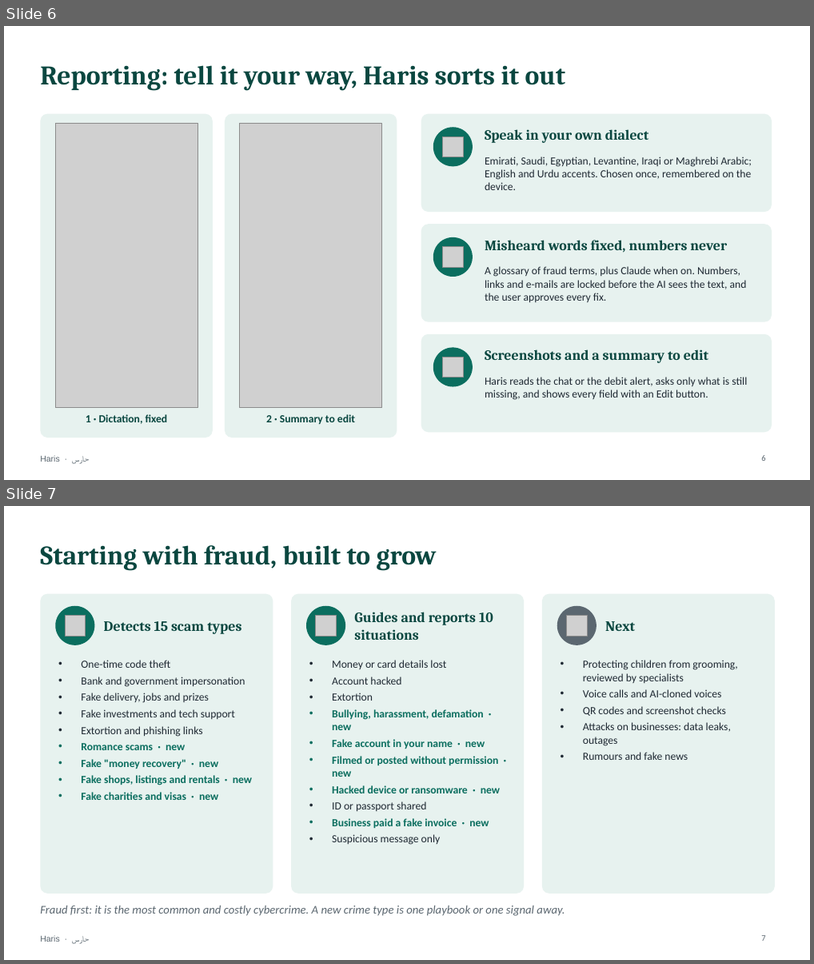
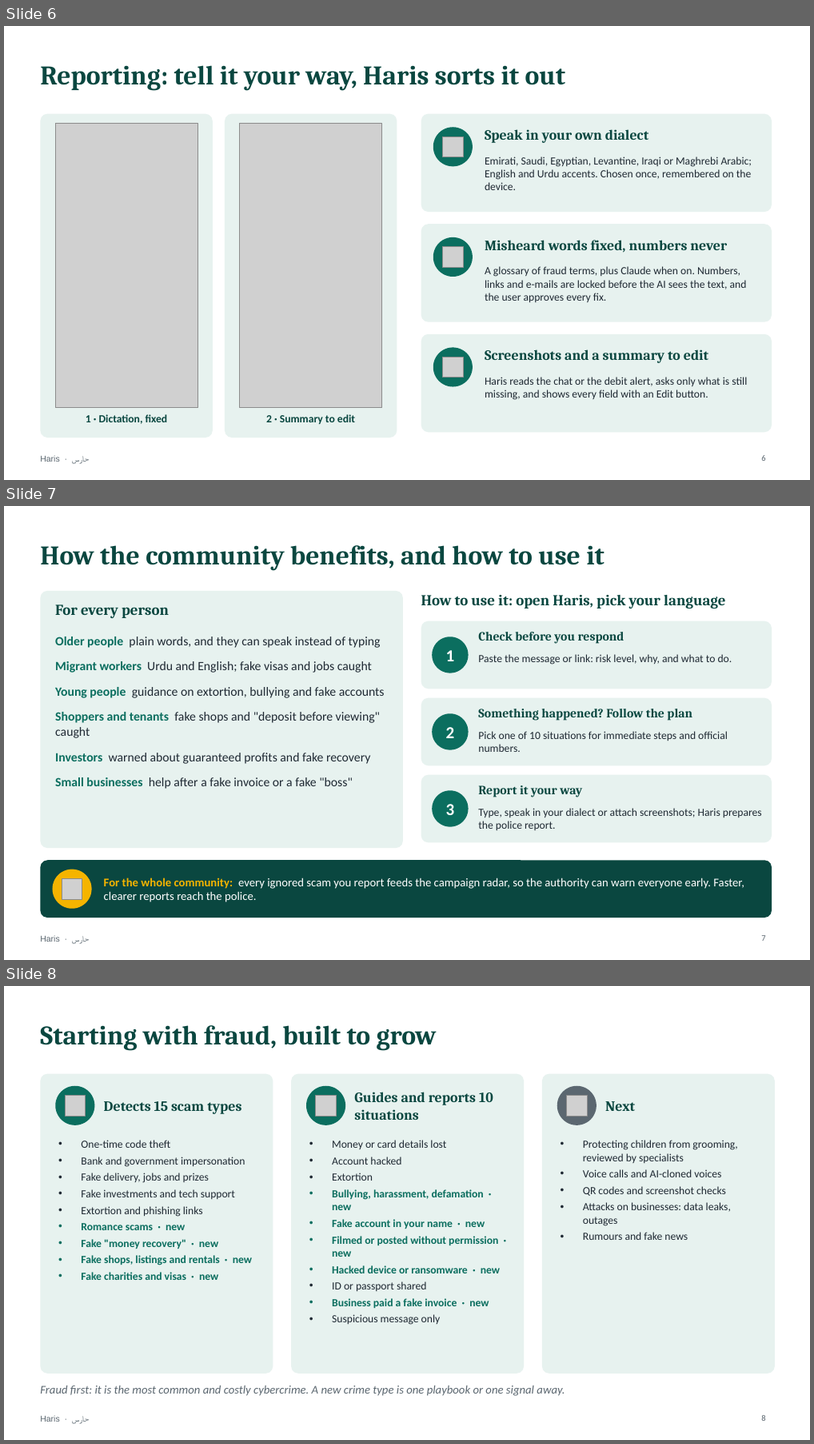
Before and after one commit to mohamedtorky2022/Haris, a slide deck: docs/Haris-presentation.pptx. Shown one above the other, each under a label of ours: slides 6 and 7 before the commit, slides 6, 7 and 8 after it. The pictures are 814x964 and 814x1444 pixels, drawn with LibreOffice and Linux fonts; fonts in the diff are those of the drawing; grey boxes stand for pictures. Boxes give left, top, right and bottom in pixels: in the first picture for what was removed or moved away, otherwise in the second. Text is boxed around its words. In the diff, an @@ line names an element or a change of style, - is before the commit and + after.

```diff
--- a/docs/Haris-presentation.pptx
+++ b/docs/Haris-presentation.pptx
@@ slide 7 added at (x1=4, y1=506, x2=810, y2=960), background #FFFFFF; not listed: 1 template element that a slide beside it also shows @@
@@ title added at (x1=40, y1=545, x2=605, y2=571), 32 pt, text #0A4740, bold @@
+How the community benefits, and how to use it
@@ rounded rectangle added at (x1=40, y1=591, x2=403, y2=848), fill #E7F2EF @@
@@ text added at (x1=422, y1=595, x2=726, y2=608), 18 pt, text #0A4740, bold @@
+How to use it: open Haris, pick your language
@@ text added at (x1=55, y1=604, x2=169, y2=618), 18 pt, text #0A4740, bold @@
+For every person
@@ rounded rectangle added at (x1=422, y1=621, x2=772, y2=688), fill #E7F2EF @@
@@ text added at (x1=55, y1=636, x2=385, y2=788), 15 pt, text #1F2933 @@
+Older people plain words, and they can speak instead of typing
+Migrant workers Urdu and English; fake visas and jobs caught
+Young people guidance on extortion, bullying and fake accounts
+Shoppers and tenants fake shops and "deposit before viewing" caught
+Investors warned about guaranteed profits and fake recovery
+Small businesses help after a fake invoice or a fake "boss"
@@ ellipse added at (x1=432, y1=636, x2=469, y2=673), fill #0B6E5F @@
@@ text added at (x1=478, y1=632, x2=625, y2=644), 15 pt, text #0A4740, bold @@
+Check before you respond
@@ text added at (x1=446, y1=650, x2=455, y2=661), 20 pt, text #FFFFFF, bold @@
+1
@@ text added at (x1=478, y1=654, x2=733, y2=664), 13 pt, text #1F2933 @@
+Paste the message or link: risk level, why, and what to do.
@@ rounded rectangle added at (x1=422, y1=698, x2=772, y2=765), fill #E7F2EF @@
@@ ellipse added at (x1=432, y1=713, x2=469, y2=750), fill #0B6E5F @@
@@ text added at (x1=478, y1=708, x2=693, y2=720), 15 pt, text #0A4740, bold @@
+Something happened? Follow the plan
@@ text added at (x1=446, y1=727, x2=455, y2=738), 20 pt, text #FFFFFF, bold @@
+2
@@ text added at (x1=478, y1=731, x2=728, y2=752), 13 pt, text #1F2933 @@
+Pick one of 10 situations for immediate steps and official numbers.
@@ rounded rectangle added at (x1=422, y1=775, x2=772, y2=842), fill #E7F2EF @@
@@ ellipse added at (x1=432, y1=790, x2=469, y2=827), fill #0B6E5F @@
@@ text added at (x1=478, y1=785, x2=582, y2=797), 15 pt, text #0A4740, bold @@
+Report it your way
@@ text added at (x1=446, y1=804, x2=455, y2=815), 20 pt, text #FFFFFF, bold @@
+3
@@ text added at (x1=478, y1=808, x2=762, y2=830), 13 pt, text #1F2933 @@
+Type, speak in your dialect or attach screenshots; Haris prepares the police report.
@@ rounded rectangle added at (x1=40, y1=860, x2=772, y2=917), fill #0A4740 @@
@@ ellipse added at (x1=52, y1=869, x2=92, y2=908), fill #F5B400 @@
@@ picture added at (x1=62, y1=879, x2=82, y2=900) @@
@@ text added at (x1=104, y1=877, x2=745, y2=902), 14 pt, text #FFFFFF @@
+For the whole community: every ignored scam you report feeds the campaign radar, so the authority can warn everyone early. Faster, clearer reports reach the police.
@@ page number added at (x1=762, y1=935, x2=766, y2=940), 10 pt, text #5B6770 @@
+7
@@ what was slide 7 is now slide 8 @@
@@ page number at (x1=762, y1=1415, x2=766, y2=1420): text changed @@
-7
+8
```
Also in this commit, not shown: 1 slide changed, 4 other files.
